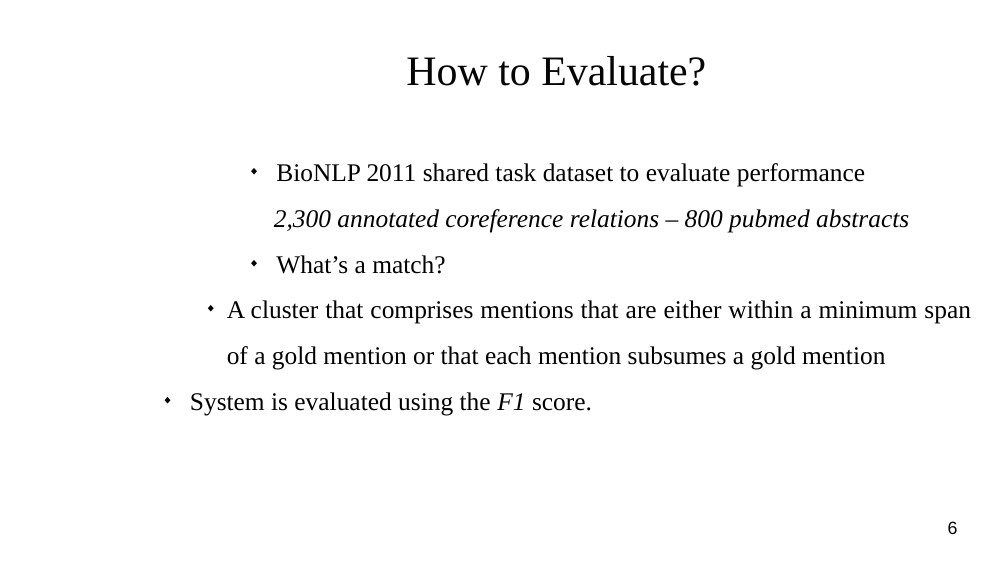
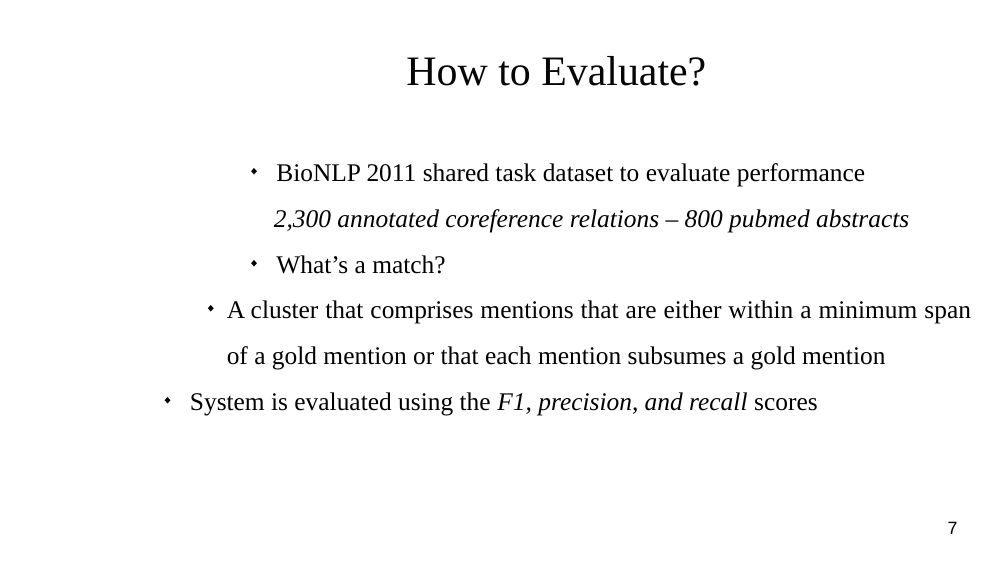
Before and after one commit to masonedmison/coref, a slide deck: slide 7 of documentation/presentation/cs710_presentation.odp (slide 6 before the commit). Drawn at 1008x567 pixels with LibreOffice and Linux fonts; fonts in the diff are those of the drawing; background and template pictures are left out. Boxes give left, top, right and bottom in pixels: in the first picture for what was removed or moved away, otherwise in the second. Text is boxed around its words. In the diff, an @@ line names an element or a change of style, - is before the commit and + after.

```diff
--- a/documentation/presentation/cs710_presentation.odp
+++ b/documentation/presentation/cs710_presentation.odp
@@ subtitle at [190,392,818,416]: text changed @@
-◆ System is evaluated using the F1 score.
+◆ System is evaluated using the F1, precision, and recall scores
@@ page number at [948,521,958,534]: text changed @@
-6
+7
```
Also in this commit, not shown: 3 other slides changed, 4 slides added, 23 other files.
